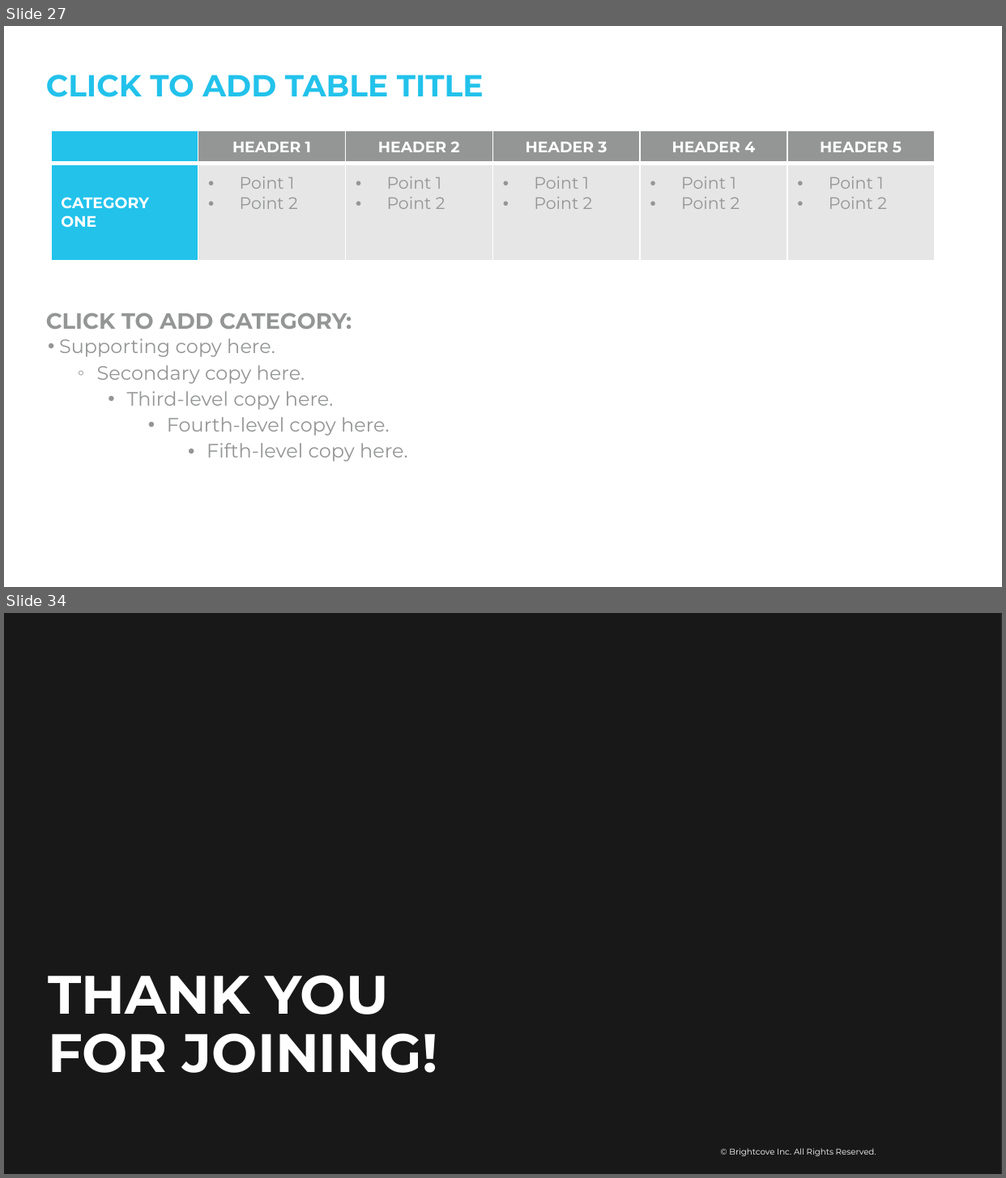
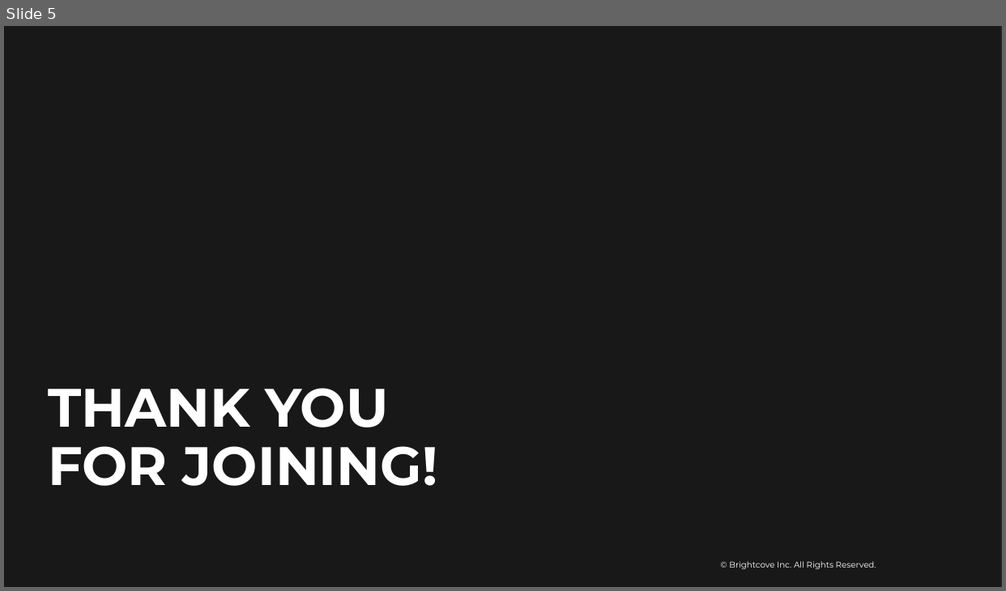
Before and after one commit to BrightcoveLearning/BCL-LearningSamples, a slide deck: _beacon-self-service/documentation-plan2.pptx. Shown one above the other, each under a label of ours: slides 27 and 34 before the commit, slide 5 after it; the slides between them are not shown. The pictures are 1006x1178 and 1006x591 pixels, drawn with LibreOffice and Linux fonts; fonts in the diff are those of the drawing; background and template pictures are left out; a plain dark background stands for a picture behind light text. Boxes give left, top, right and bottom in pixels: in the first picture for what was removed or moved away, otherwise in the second. Text is boxed around its words. In the diff, an @@ line names an element or a change of style, - is before the commit and + after.

```diff
--- a/_beacon-self-service/documentation-plan2.pptx
+++ b/_beacon-self-service/documentation-plan2.pptx
@@ slide 27 removed at <box>4,26,1002,587</box>, background #FFFFFF @@
@@ title removed at <box>46,75,484,97</box> @@
-CLICK TO ADD TABLE TITLE
@@ table removed at <box>51,130,937,458</box>, 2 rows, 6 columns @@
- | HEADER 1 | HEADER 2 | HEADER 3 | HEADER 4 | HEADER 5
-CATEGORY ONE | Point 1 / Point 2 | Point 1 / Point 2 | Point 1 / Point 2 | Point 1 / Point 2 | Point 1 / Point 2
@@ text removed at <box>46,313,351,329</box> @@
-CLICK TO ADD CATEGORY:
@@ text removed at <box>59,339,408,462</box> @@
-• Supporting copy here.
-  ◦ Secondary copy here.
-    • Third-level copy here.
-      • Fourth-level copy here.
-        • Fifth-level copy here.
@@ what was slide 34 is now slide 5 @@
```
Also in this commit, not shown: 28 other slides removed, 2 other files.
